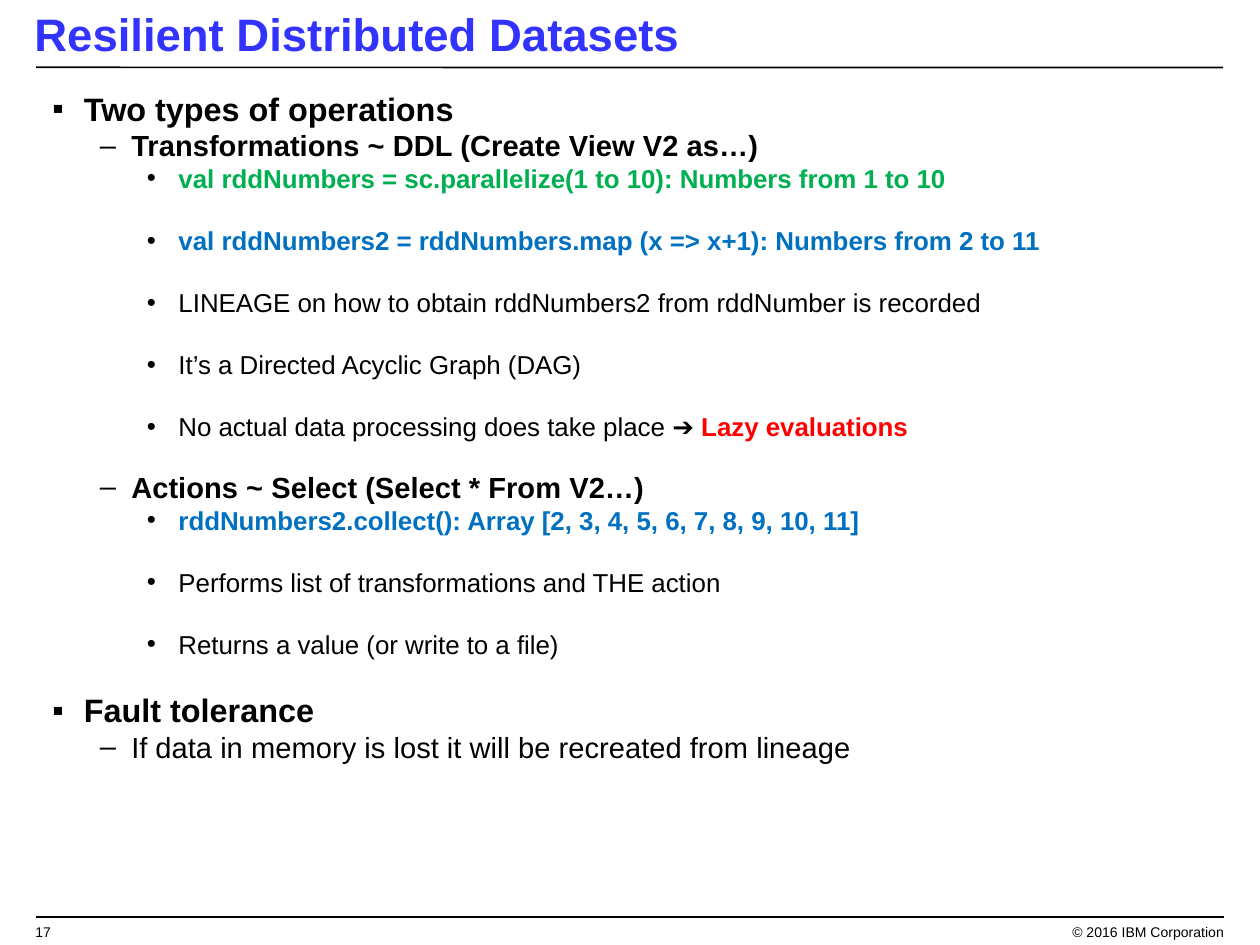
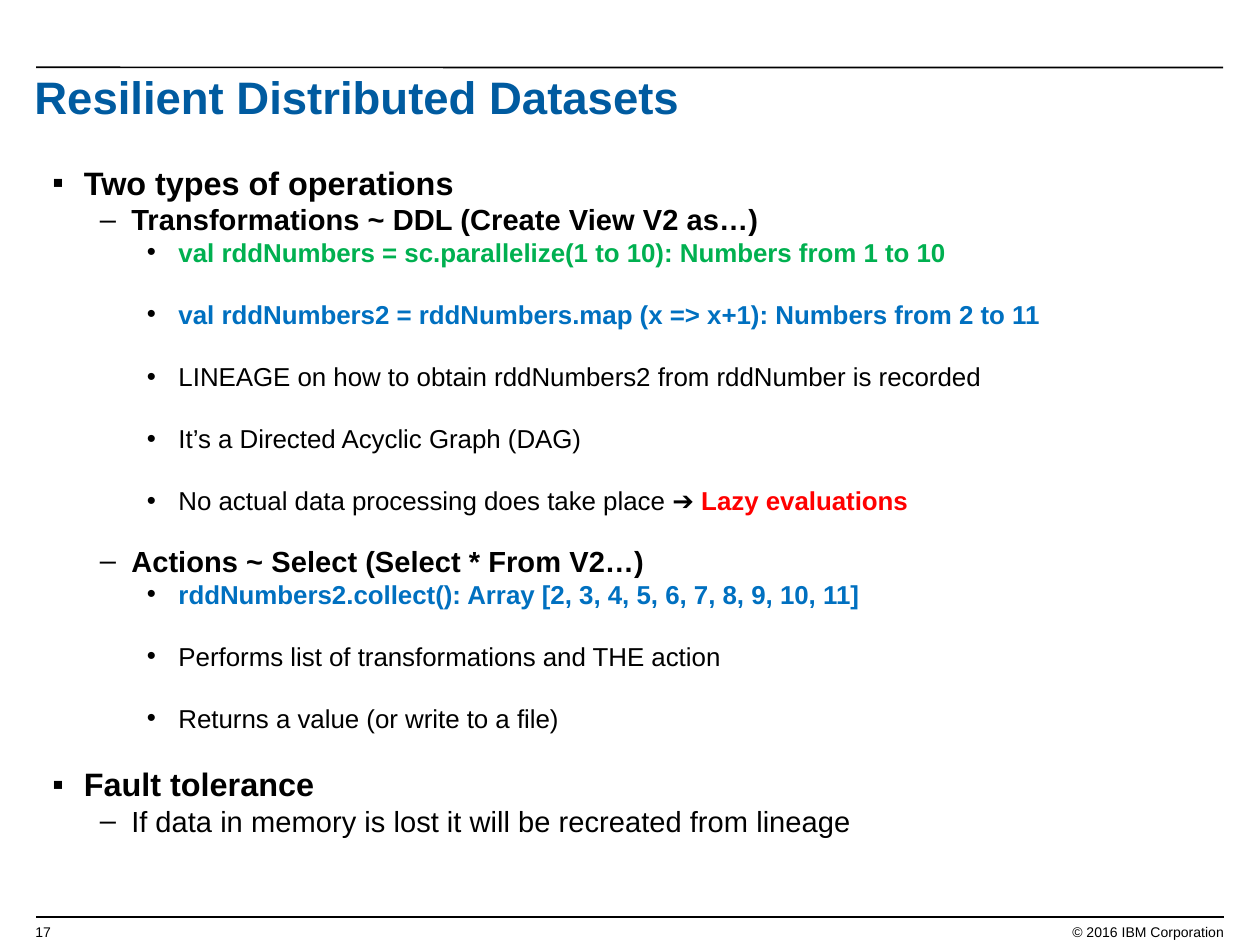
Before and after one commit to jpatter/SparkPOT, a slide deck: slide 17 of Lab-1/Coding w Apache Spark.ppt. Drawn at 1260x945 pixels with LibreOffice and Linux fonts; fonts in the diff are those of the drawing; background and template pictures are left out. Boxes give left, top, right and bottom in pixels: in the first picture for what was removed or moved away, otherwise in the second. Text is boxed around its words. In the diff, an @@ line names an element or a change of style, - is before the commit and + after.

```diff
--- a/Lab-1/Coding w Apache Spark.ppt
+++ b/Lab-1/Coding w Apache Spark.ppt
@@ title "Resilient Distributed Datasets": place and size @@
-title "Resilient Distributed Datasets" at <box>34,18,679,52</box>
+title "Resilient Distributed Datasets" at <box>34,81,679,115</box>
@@ title "Resilient Distributed Datasets" at <box>34,81,679,115</box>: text colour #3333FF to #005BA0 @@
@@ text "Two types of operations": place and size @@
-text "Two types of operations" at <box>84,97,1039,763</box>
+text "Two types of operations" at <box>84,171,1039,837</box>
```
Also in this commit, not shown: 26 other slides changed, 4 slides added, 2 slides removed.
